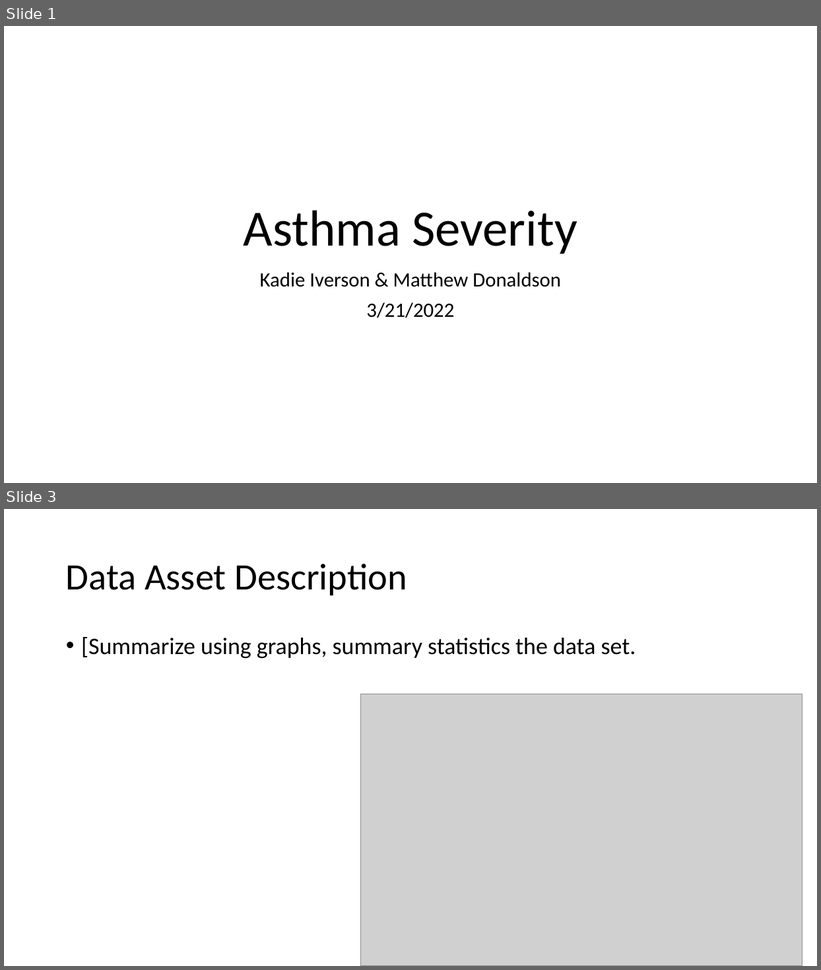
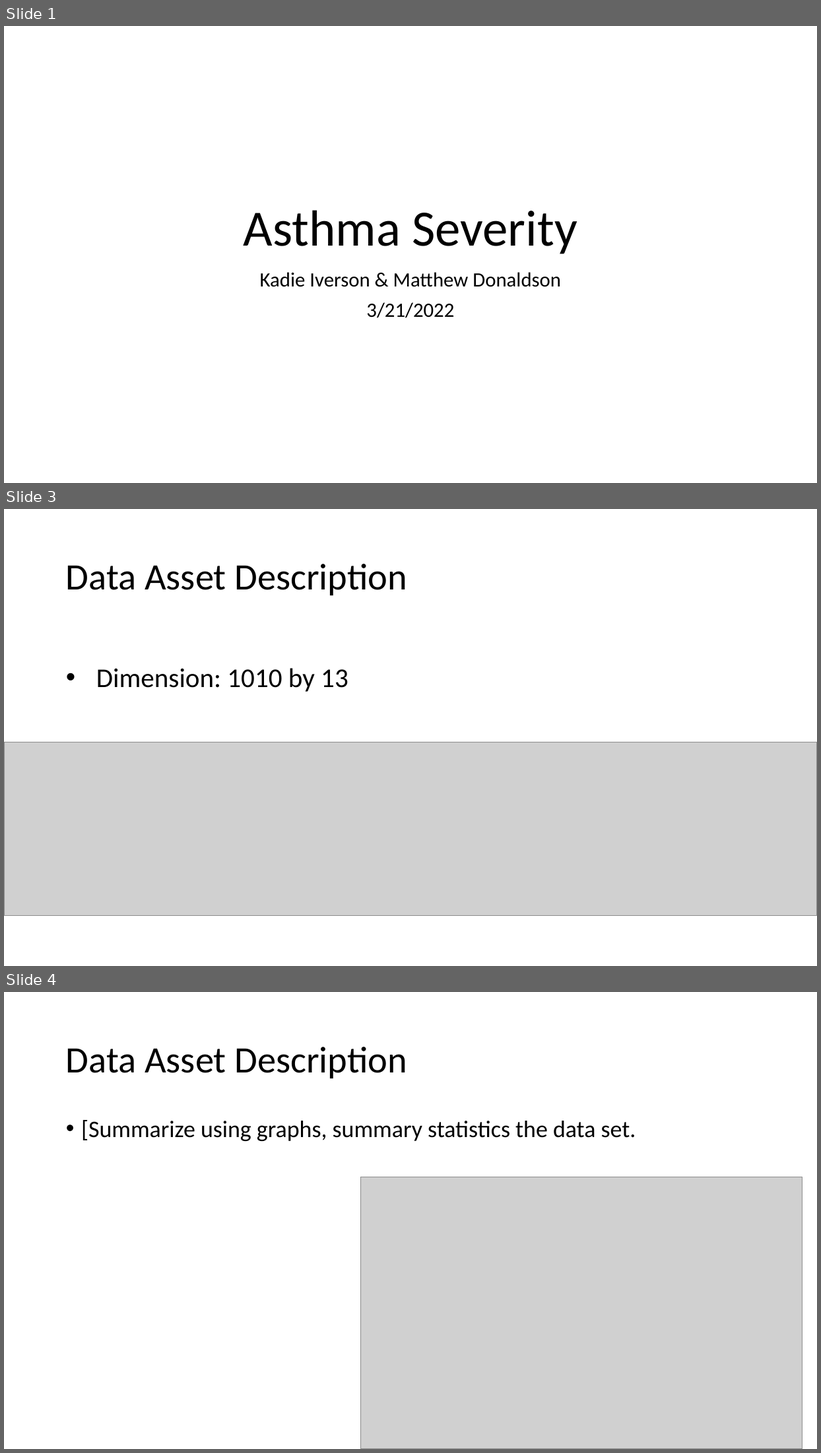
Before and after one commit to donaldsonm731/Asthma_Prediction, a slide deck: Mid_Semester_Pres.pptx. Shown one above the other, each under a label of ours: slides 1 and 3 before the commit, slides 1, 3 and 4 after it; the slides between them are not shown. The pictures are 821x970 and 821x1453 pixels, drawn with LibreOffice and Linux fonts; fonts in the diff are those of the drawing; grey boxes stand for pictures. Boxes give left, top, right and bottom in pixels: in the first picture for what was removed or moved away, otherwise in the second. Text is boxed around its words. In the diff, an @@ line names an element or a change of style, - is before the commit and + after.

```diff
--- a/Mid_Semester_Pres.pptx
+++ b/Mid_Semester_Pres.pptx
@@ slide 3 added at <box>4,509,817,966</box>, background #FFFFFF @@
@@ title added at <box>66,564,407,595</box>, 44 pt, text #000000 @@
+Data Asset Description
@@ text added at <box>96,668,349,692</box>, 32 pt, text #000000 @@
+• Dimension: 1010 by 13
@@ picture added at <box>4,742,817,916</box> @@
@@ what was slide 3 is now slide 4 @@
```
Also in this commit, not shown: 4 slides changed, 8 other slides added, 1 other file.
